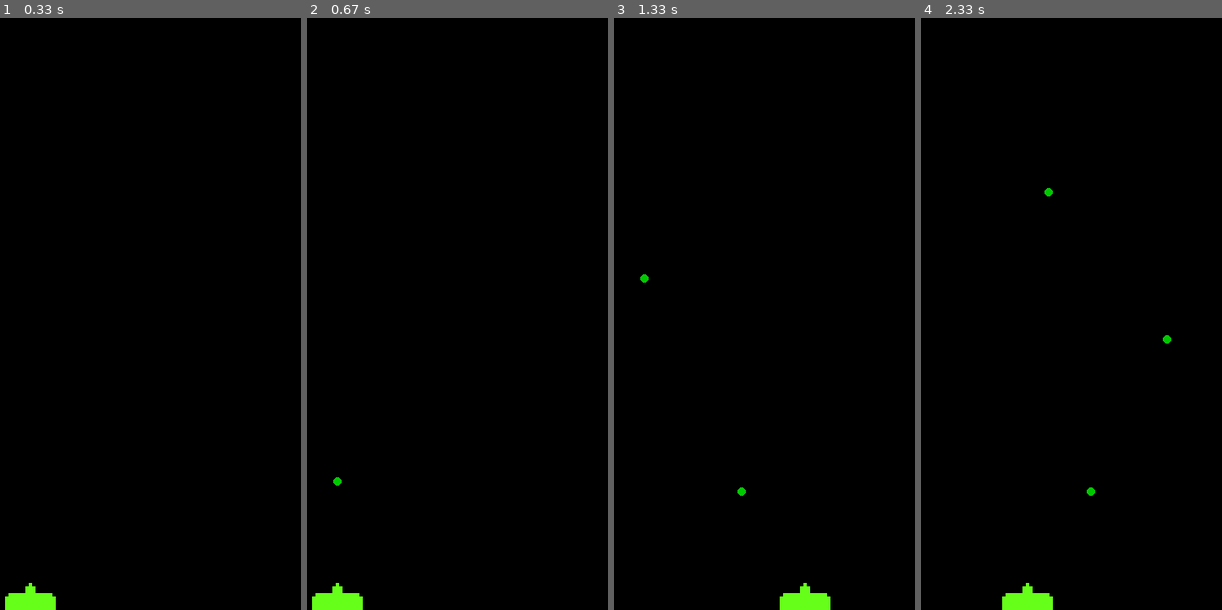
Above: before the commit, frames 1-4 (left to right).
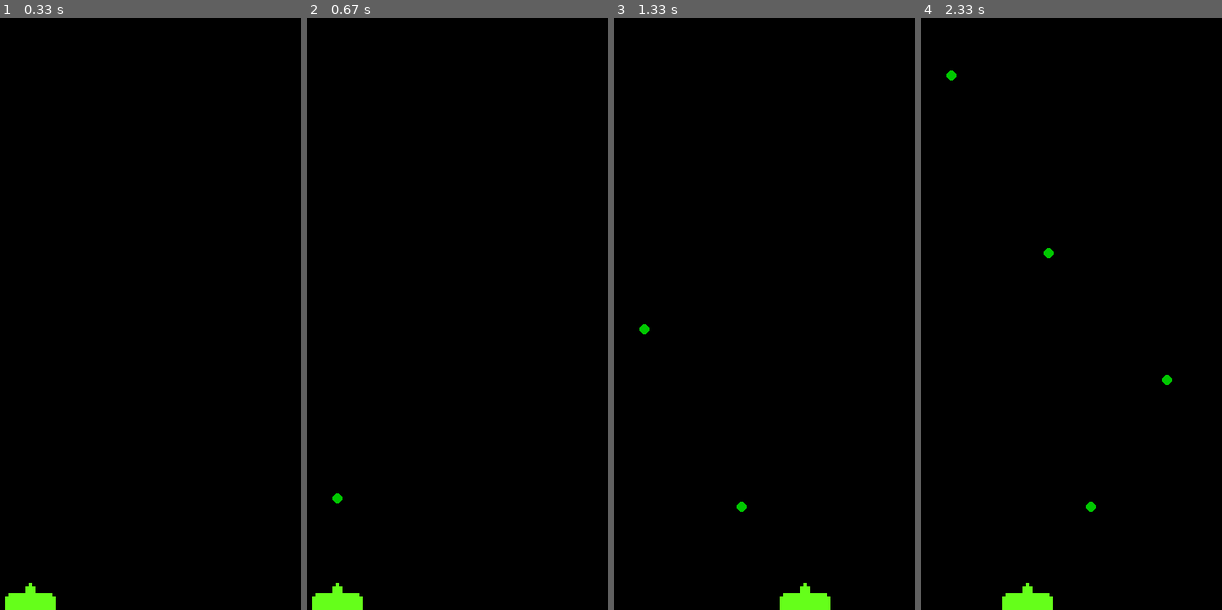
Above: after the commit, the same moments.

Repository: Zuvix/Python-pygame-experiment
Game: pygame game, started from firstGame.py
Same seed, same stepped clock (60 frames per second), same inputs: the game is played once before the commit and once after it.
Inputs:
- Up to frame 1 (0.33 s): no input
- Up to frame 2 (0.67 s): tap Space at 0.33 s
- Up to frame 3 (1.33 s): hold Right 0.67-1.13 s; tap Space at 0.73, 1.03, 1.23 s; hold Right from 1.17 s (still down)
- Up to frame 4 (2.33 s): tap Space at 1.53, 1.73, 2.03, 2.3 s; release Right at 1.63 s; hold Left 1.67-2.2 s; hold Left from 2.23 s (still down)

Frame 1 is identical in both runs. In frame 2, less than 0.1% of the frame differs, in the area x 8-12%, y 77-82%; in frame 3, 0.1%; in frame 4, 0.3%, in the area x 8-84%, y 8-84%.

Commit message:
Experimenting with constructors

Diff:
--- a/firstGame.py
+++ b/firstGame.py
@@ -9,17 +9,17 @@
 player_image = pygame.image.load('assets\images\Ship.png')
 
 
-class projectile(object):
-    def __init__(self, x, y, radius, color, vel):
+class circle_projectile(object):
+    def __init__(self, x, y, color, vel, radius, is_enemy):
         self.x = x
         self.y = y
+        self.color= color
+        self.vel = vel
         self.radius = radius
-        self.color = color
-        self.vel = vel
+        self.is_enemy = is_enemy
 
     def draw(self, win):
         pygame.draw.circle(win, self.color, (self.x, self.y), self.radius)
-
 
 class Player:
     def __init__(self, x, y, width, height, velocity, max_cooldown):
@@ -55,8 +55,8 @@
     if keys[pygame.K_RIGHT] and player.x < win_width - player.width:
         player.x += player.velocity
     if keys[pygame.K_SPACE] and player.cooldown == 0:
-        bullets.append(projectile(round(player.x + player.width //
-                                        2, ), round(player.y), 5, (0, 200, 0), 6))
+        bullets.append(circle_projectile(round(player.x + player.width // 2),
+            round(player.y), (0, 200, 0), 5, 6, True))
         player.cooldown = player.max_cooldown
     if player.cooldown > 0:
         player.cooldown -= 1
